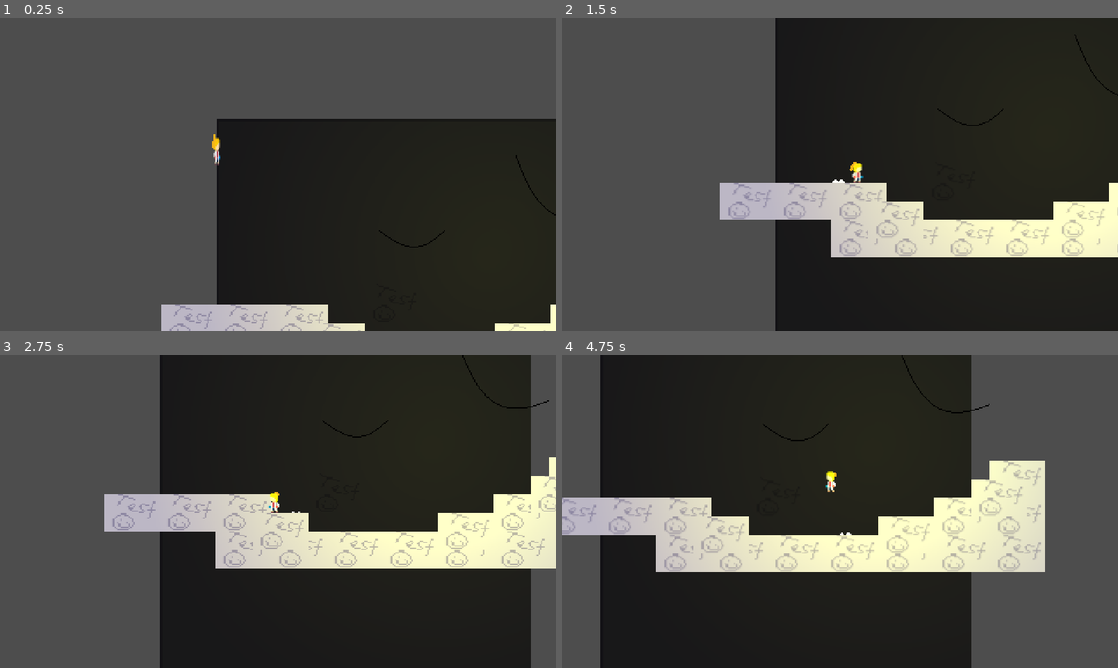
Above: before the commit, frames 1-4 (two rows, left to right).
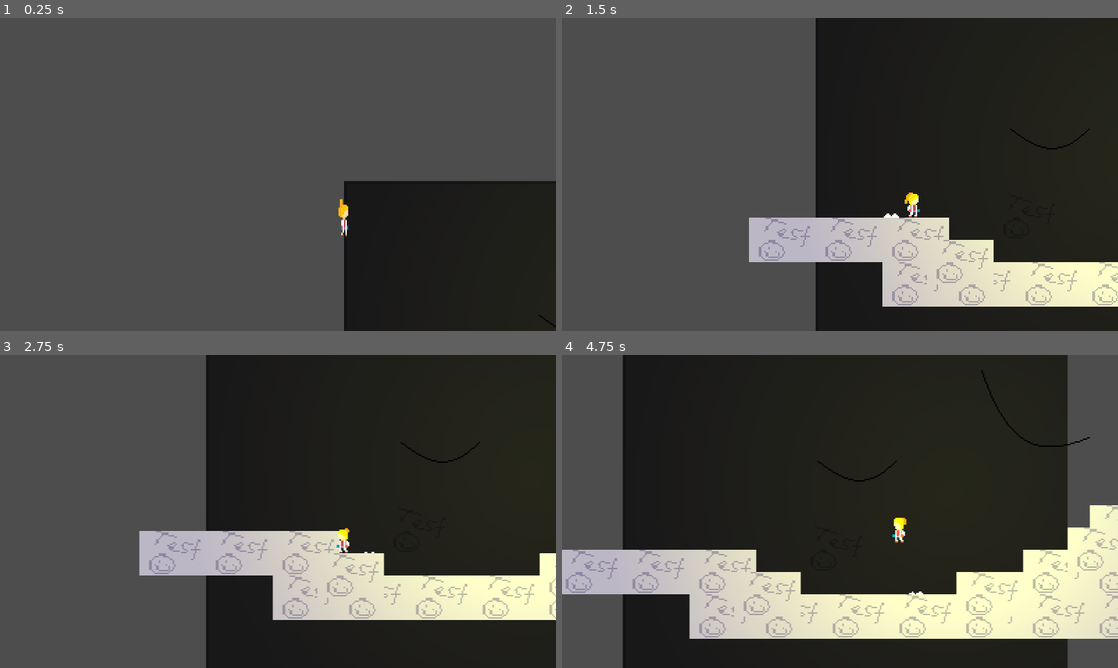
Above: after the commit, the same moments.

Repository: abae/Andy-Base-Godot-Project
Game: Godot game, scene res://control/global/Main.tscn
Two runs of this game, one before a commit and one after it. Both use one fixed random seed, a clock stepped at 60 frames per second and the inputs below. Before the commit the project starts from res://levels/Template.tscn.
Inputs (mouse positions are in pixels of both pictures, inside the frame that each line leads up to):
- Up to frame 1 (0.25 s): no input
- Up to frame 2 (1.5 s): tap Enter (jump) at 0.5, 0.77 s; move the mouse to (962, 158) at 0.52 s; hold Right (right) from 0.53 s (still down); move the mouse to (728, 190) at 1.27 s
- Up to frame 3 (2.75 s): tap Enter (jump) at 1.52 s; move the mouse to (333, 442) at 2.02 s; release Right (right) at 2.03 s; hold Left (left) from 2.03 s (still down)
- Up to frame 4 (4.75 s): move the mouse to (812, 574) at 2.77 s; release Left (left) at 2.78 s; hold Right (right) 2.78-4.28 s; tap Enter (jump) at 3.02, 3.77, 4.52 s; move the mouse to (1006, 558) at 3.52 s; move the mouse to (673, 464) at 4.27 s; hold Left (left) from 4.28 s (still down)

The runs differ from the first frame. In frame 1, 24% of the frame differs, in the area x 29-100%, y 32-100%; in frame 2, 23%; in frame 3, 30%; in frame 4, 47%, in the area x 0-100%, y 0-100%.

Commit message:
Fixed anti aliasing camera issue

Diff:
--- a/control/global/God.gd
+++ b/control/global/God.gd
@@ -2,6 +2,7 @@
 
 var player = null
 var camera = null
+var actualCamPos : Vector2
 
 func screen_shake(shakeMagnitude, shakeLength):
 	camera.screen_shake(shakeMagnitude, shakeLength)
@@ -16,5 +17,10 @@
 	camera.cam_free(state)
 
 func cam2player():
-	camera.position = player.position
+	actualCamPos = actualCamPos.lerp(player.position, 0.2)
+	var camSubpixelOffset = actualCamPos.round() - actualCamPos
+
+	camera.get_parent().get_parent().get_parent().material.set_shader_parameter("cam_offset", camSubpixelOffset)
+
+	camera.position = actualCamPos.round()
 	camera.zoomTarget = 1.0
--- /dev/null
+++ b/control/global/Main.tscn
@@ -0,0 +1,27 @@
+[gd_scene load_steps=4 format=3 uid="uid://cwgfaf30gyyad"]
+
+[ext_resource type="PackedScene" uid="uid://bcgqbhtuexlu0" path="res://levels/Template.tscn" id="1_058q8"]
+[ext_resource type="Shader" uid="uid://d2a2pl8er5h2x" path="res://shaders/subPixel.gdshader" id="1_kf21f"]
+
+[sub_resource type="ShaderMaterial" id="ShaderMaterial_pbp0m"]
+shader = ExtResource("1_kf21f")
+shader_parameter/cam_offset = Vector2(0, 0)
+
+[node name="Main" type="Node"]
+
+[node name="SubViewportContainer" type="SubViewportContainer" parent="."]
+texture_filter = 1
+material = SubResource("ShaderMaterial_pbp0m")
+offset_left = -10.0
+offset_top = -10.0
+offset_right = 490.0
+offset_bottom = 280.0
+scale = Vector2(4, 4)
+
+[node name="SubViewport" type="SubViewport" parent="SubViewportContainer"]
+handle_input_locally = false
+size = Vector2i(500, 290)
+render_target_update_mode = 4
+
+[node name="LevelTemplate" parent="SubViewportContainer/SubViewport" instance=ExtResource("1_058q8")]
+texture_filter = 1
--- a/hud/Camera.tscn
+++ b/hud/Camera.tscn
@@ -19,7 +19,6 @@
 limit_top = -1215752192
 limit_right = 1215752192
 limit_bottom = 1410065408
-position_smoothing_enabled = true
 script = ExtResource("1")
 
 [node name="Limits" type="Node" parent="."]
--- a/levels/Template.tscn
+++ b/levels/Template.tscn
@@ -9,10 +9,8 @@
 [ext_resource type="PackedScene" uid="uid://c8iyyvd72x8l6" path="res://props/vine.tscn" id="6"]
 [ext_resource type="PackedScene" path="res://props/Checkpoint.tscn" id="7"]
 
-[node name="LevelTemplate" type="Node"]
+[node name="LevelTemplate" type="Node2D"]
 script = ExtResource("1")
-
-[node name="Node" type="Node" parent="."]
 
 [node name="PlayerCamera" parent="." instance=ExtResource("3")]
 position = Vector2(213.562, 137.146)
--- a/player/Player.gd
+++ b/player/Player.gd
@@ -103,7 +103,7 @@
 func emit_dust(pos):
 	$DustTimer.start()
 	var dust = Dust.instantiate()
-	level.get_node("Particles").add_child(dust)
+	get_node("../../Particles").add_child(dust)
 	dust.scale.x = sign(pos.x - global_position.x)
 	dust.global_position = pos
 
--- a/project.godot
+++ b/project.godot
@@ -11,7 +11,7 @@
 [application]
 
 config/name="AndyBaseGodotProject"
-run/main_scene="res://levels/Template.tscn"
+run/main_scene="uid://cwgfaf30gyyad"
 config/features=PackedStringArray("4.4")
 config/icon="res://icon.png"
 
@@ -28,7 +28,6 @@
 window/size/viewport_height=270
 window/size/window_width_override=1600
 window/size/window_height_override=900
-window/stretch/mode="viewport"
 
 [editor_plugins]
 
--- /dev/null
+++ b/shaders/subPixel.gdshader
@@ -0,0 +1,16 @@
+shader_type canvas_item;
+
+uniform vec2 cam_offset = vec2(0.0, 0.0);
+
+void vertex() {
+	VERTEX += cam_offset;
+}
+
+void fragment() {
+	// Called for every pixel the material is visible on.
+}
+
+//void light() {
+//	// Called for every pixel for every light affecting the CanvasItem.
+//	// Uncomment to replace the default light processing function with this one.
+//}
Not shown, added: shaders/subPixel.gdshader.uid
